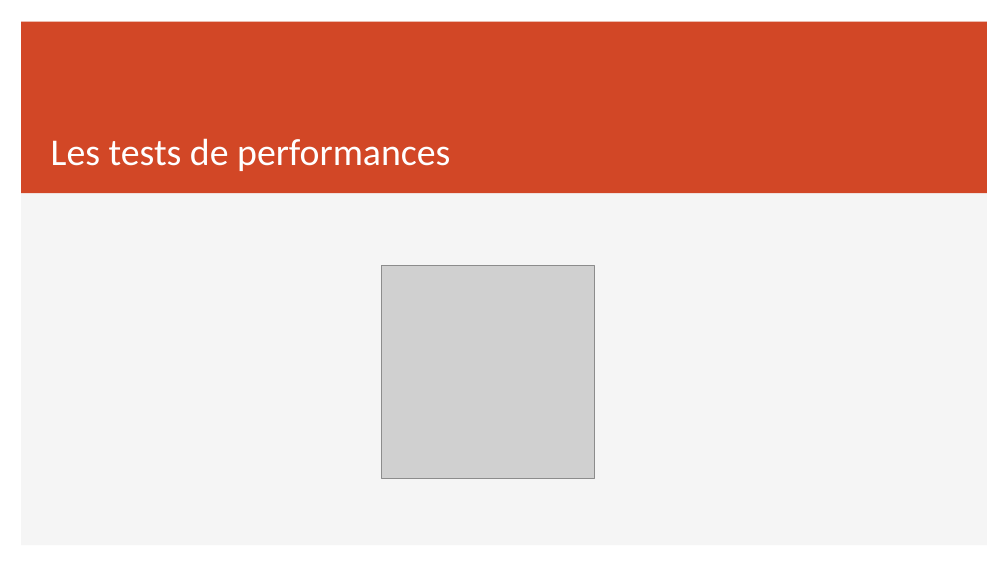
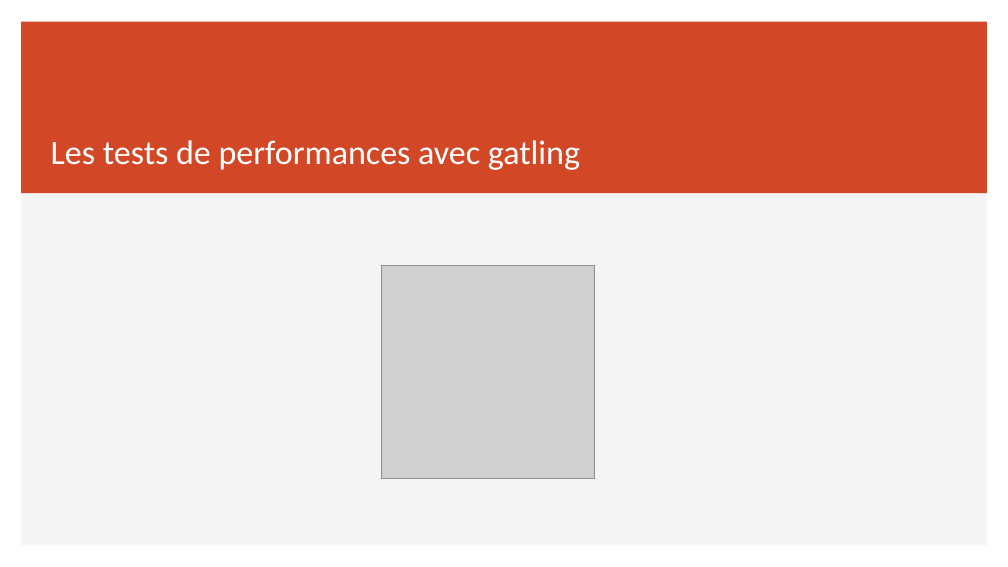
Before and after one commit to sebzuki/webflux-vs-web, a slide deck: slide 30 of REACTIVE.pptx (slide 25 before the commit). Drawn at 1008x567 pixels with LibreOffice and Linux fonts; fonts in the diff are those of the drawing; grey boxes stand for pictures. Boxes give left, top, right and bottom in pixels: in the first picture for what was removed or moved away, otherwise in the second. Text is boxed around its words. In the diff, an @@ line names an element or a change of style, - is before the commit and + after.

```diff
--- a/REACTIVE.pptx
+++ b/REACTIVE.pptx
@@ title at <box>51,140,580,170</box>: text changed; size 36 to 32.4 pt @@
-Les tests de performances
+Les tests de performances avec gatling
```
Also in this commit, not shown: 6 other slides changed, 33 slides added, 11 slides removed, 33 other files.
